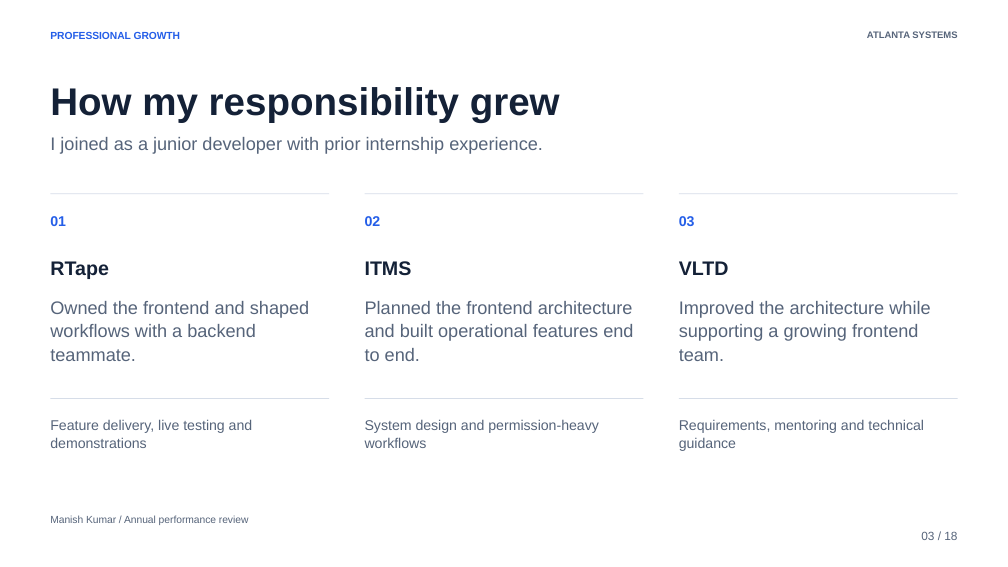
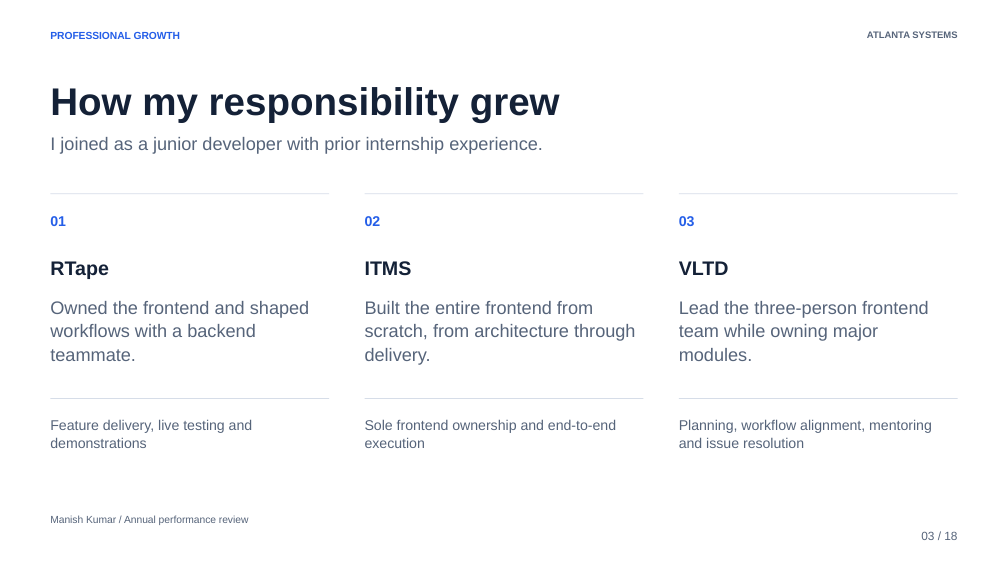
Before and after one commit to atlanta-manish/Atlanta-one-year-ppt, a slide deck: slide 3 of Atlanta-Year-One.pptx. Drawn at 1008x567 pixels with LibreOffice and Linux fonts; fonts in the diff are those of the drawing. Boxes give left, top, right and bottom in pixels: in the first picture for what was removed or moved away, otherwise in the second. Text is boxed around its words. In the diff, an @@ line names an element or a change of style, - is before the commit and + after.

```diff
--- a/Atlanta-Year-One.pptx
+++ b/Atlanta-Year-One.pptx
@@ text at <box>365,301,635,365</box>: text changed @@
-Planned the frontend architecture and built operational features end to end.
+Built the entire frontend from scratch, from architecture through delivery.
@@ text at <box>679,301,929,361</box>: text changed @@
-Improved the architecture while supporting a growing frontend team.
+Lead the three-person frontend team while owning major modules.
@@ text at <box>365,419,616,448</box>: text changed @@
-System design and permission-heavy workflows
+Sole frontend ownership and end-to-end execution
@@ text at <box>679,419,932,448</box>: text changed @@
-Requirements, mentoring and technical guidance
+Planning, workflow alignment, mentoring and issue resolution
```
Also in this commit, not shown: 10 other slides changed, 6 other files.
